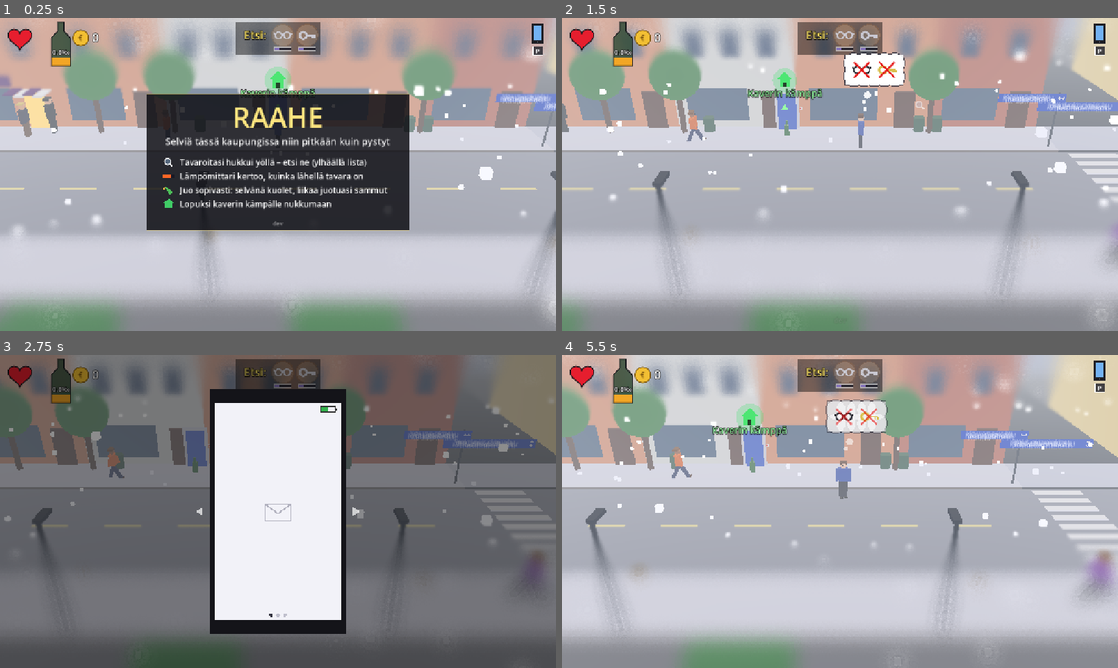
Above: before the commit, frames 1-4 (two rows, left to right).
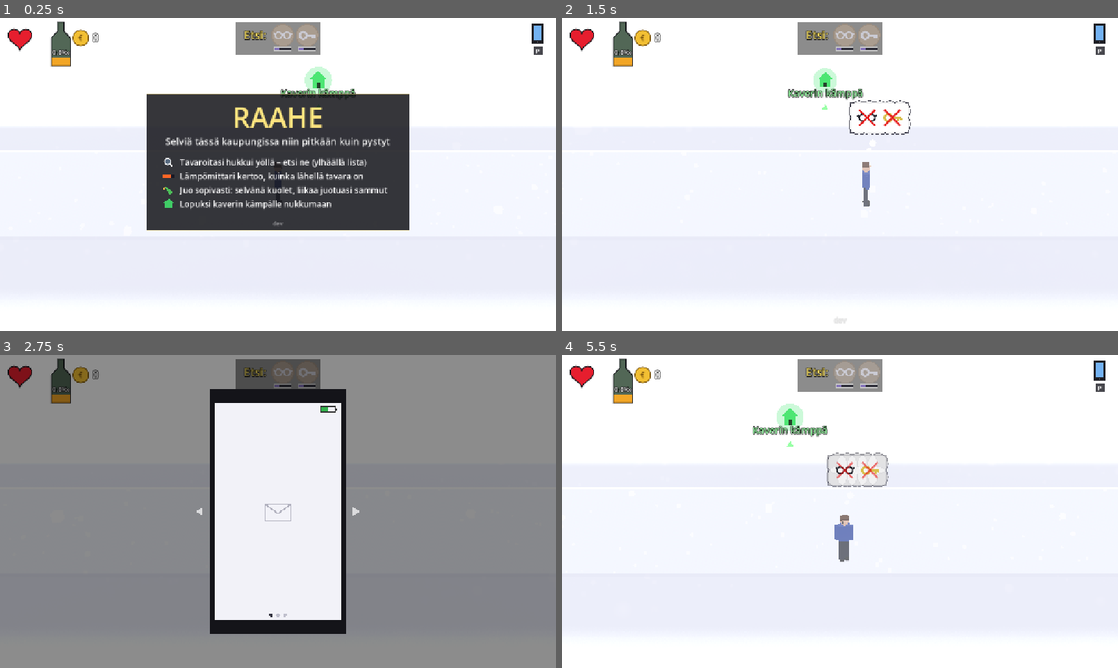
Above: after the commit, the same moments.

Repository: Ecculi/GoodMorningMoonshine
Game: Godot game, scene res://scenes/main.tscn
Two runs of this game, one before a commit and one after it. Both use one fixed random seed, a clock stepped at 60 frames per second and the inputs below.
Inputs (mouse positions are in pixels of both pictures, inside the frame that each line leads up to):
- Up to frame 1 (0.25 s): no input
- Up to frame 2 (1.5 s): tap Enter at 0.5 s; move the mouse to (962, 158) at 0.52 s; hold Right (move_right) 0.53-1.25 s; hold Shift (run) 0.53-1.25 s; click (962, 158) at 0.67 s; drag from (728, 190) to (812, 237) at 1.27 s
- Up to frame 3 (2.75 s): move the mouse to (333, 442) at 2.02 s; hold Right (move_right) from 2.03 s (still down); hold Shift (run) from 2.03 s (still down); tap P (phone) at 2.1 s
- Up to frame 4 (5.5 s): release Right (move_right) at 2.75 s; release Shift (run) at 2.75 s; drag from (812, 574) to (673, 464) at 2.77 s; move the mouse to (1006, 558) at 3.52 s; hold Left (move_left) 3.53-4.25 s; hold Shift (run) 3.53-4.25 s; tap Z at 3.6 s; tap Space (action) at 4.25 s; drag from (673, 464) to (756, 433) at 4.27 s; tap Enter at 5 s; move the mouse to (867, 511) at 5.02 s; hold Down (move_down) from 5.03 s (still down); hold Shift (run) from 5.03 s (still down); tap Tab at 5.1 s; click (867, 511) at 5.17 s

The runs differ from the first frame. In frame 1, 75% of the frame differs, in the area x 0-100%, y 0-100%; in frame 2, 93%; in frame 3, 58%; in frame 4, 93%.
Error after the commit: Parse Error: Identifier "rng" not declared in the current scope. (res://scripts/block_builder.gd:306)

Commit message:
Drunk enough, shop colours (sign board, awning, pharmacy cross) drift smoothly through hues so the colour no longer tells the shop
Co-Authored-By: Claude Opus 5.5 <noreply@anthropic.com>
Claude-Session: https://claude.ai/code/session_014p1PeeGbmYxJmsVU4HYhz4

Diff:
--- a/scripts/block_builder.gd
+++ b/scripts/block_builder.gd
@@ -300,7 +300,11 @@
 	if shop != "":
 		var door_x := base.x + w * 0.3
 		var sign_col: Color = SHOP_COLORS[shop]
-		_box(root, Vector3(base.x - w * 0.15, 2.8, base.z + 0.08), Vector3(w * 0.55, 0.6, 0.1), sign_col)
+		# The shop's colour parts (sign board, awning stripes, pharmacy
+		# cross) are tagged so that when drunk their colours can drift
+		# (main._update_shop_colors). One phase per shop, so they differ.
+		var phase := rng.randf()
+		_shop_colour(_box(root, Vector3(base.x - w * 0.15, 2.8, base.z + 0.08), Vector3(w * 0.55, 0.6, 0.1), sign_col), phase)
 		var key: String = SHOP_SIGNS[shop]
 		if shop == "pharmacy":
 			# A glowing green cross next to the door.
@@ -311,6 +315,7 @@
 				cm.emission_enabled = true
 				cm.emission = Color(0.2, 0.9, 0.35)
 				cm.emission_energy_multiplier = 1.2
+				_shop_colour(cr, phase)
 		var shop_text := TranslationServer.translate(key)
 		var l := _label(shop_text, 72, 0.006)
 		l.position = Vector3(base.x - w * 0.15, 2.8, base.z + 0.15)
@@ -326,8 +331,10 @@
 		lm.emission_energy_multiplier = 0.6
 		# Striped awning over the door (things can get stuck on top).
 		for k in 4:
-			_box(root, Vector3(door_x - 0.75 + k * 0.5, AWNING_Y - 0.1 * (k % 2), -7.35),
+			var stripe := _box(root, Vector3(door_x - 0.75 + k * 0.5, AWNING_Y - 0.1 * (k % 2), -7.35),
 				Vector3(0.5, 0.08, 1.1), sign_col if k % 2 == 0 else Color(0.95, 0.95, 0.92))
+			if k % 2 == 0:
+				_shop_colour(stripe, phase)
 		# (The bar's bouncer is a character spawned by main.gd.)
 		var shops: Array = root.get_meta("shops")
 		shops.append({"type": shop, "x": door_x})
@@ -391,6 +398,15 @@
 
 
 ## Shop sign colours and texts.
+## Tag a shop's coloured part: its own colour is remembered, and the
+## colour can drift when the player is drunk.
+static func _shop_colour(mi: MeshInstance3D, phase: float) -> void:
+	var m: StandardMaterial3D = mi.material_override
+	mi.set_meta("base_color", m.albedo_color)
+	mi.set_meta("phase", phase)
+	mi.add_to_group("shop_colour")
+
+
 const SHOP_COLORS := {"kiosk": Color(0.85, 0.15, 0.15), "bar": Color(0.35, 0.12, 0.4),
 	"pharmacy": Color(0.1, 0.5, 0.3)}
 const SHOP_SIGNS := {"kiosk": "SIGN_KIOSK", "bar": "SIGN_BAR", "pharmacy": "SIGN_PHARMACY"}
--- a/scripts/main.gd
+++ b/scripts/main.gd
@@ -214,6 +214,7 @@
 	_check_choke()
 	_check_checkpoint()
 	_update_signs()
+	_update_shop_colors(delta)
 	# Death: the headline, then the high scores, then a new game.
 	if hud.mode == "scores" and hud.card_time > 0.6 and Input.is_action_just_pressed("action"):
 		_new_game()
@@ -635,6 +636,33 @@
 var _sign_last := Vector3.ZERO
 
 
+## Drunk enough, the shops' colours (sign boards, awnings, the pharmacy
+## cross) start drifting smoothly from colour to colour, each shop on its
+## own, so the colour no longer tells a kiosk from a bar or a pharmacy.
+## Starts at PROMILLE_DRUNK, full from SHOP_COLOUR_FULL per mille on.
+const SHOP_COLOUR_FULL := 2.0
+## Turns of the colour wheel per second.
+const SHOP_COLOUR_SPEED := 0.07
+var _shop_colour_t := 0.0
+
+
+func _update_shop_colors(delta: float) -> void:
+	var k := clampf((GameState.promille - GameState.PROMILLE_DRUNK)
+		/ (SHOP_COLOUR_FULL - GameState.PROMILLE_DRUNK), 0.0, 1.0)
+	_shop_colour_t += delta
+	for mi in get_tree().get_nodes_in_group("shop_colour"):
+		var m: StandardMaterial3D = mi.material_override
+		var base: Color = mi.get_meta("base_color")
+		var c := base
+		if k > 0.0:
+			var hue := fmod(_shop_colour_t * SHOP_COLOUR_SPEED + float(mi.get_meta("phase")), 1.0)
+			c = base.lerp(Color.from_hsv(hue, 0.75, 0.8), k)
+		if m.albedo_color != c:
+			m.albedo_color = c
+			if m.emission_enabled:
+				m.emission = c
+
+
 func _update_signs() -> void:
 	# Count steps.
 	var moved := Vector2(player.position.x - _sign_last.x, player.position.z - _sign_last.z).length()
Not shown, changed: DESIGN.md
